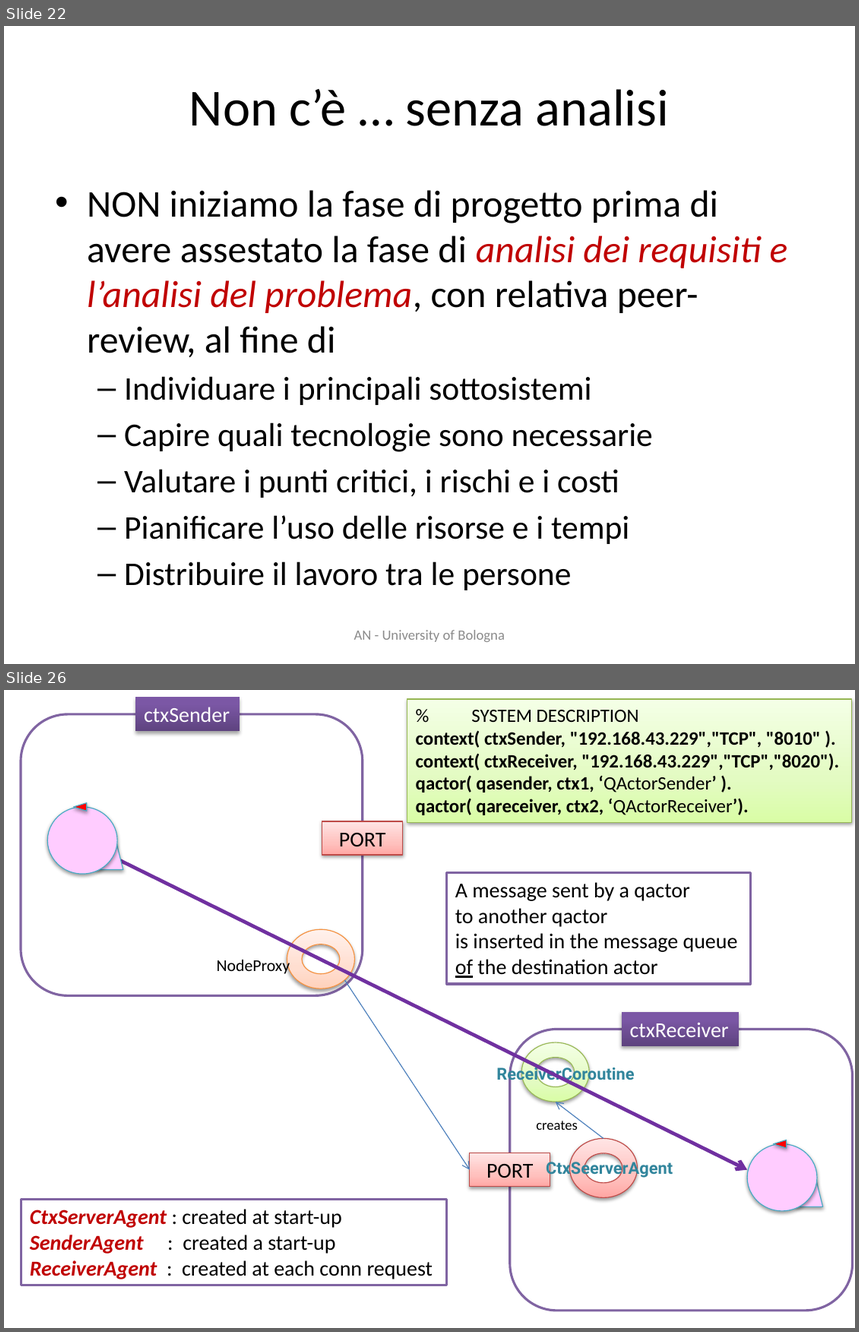
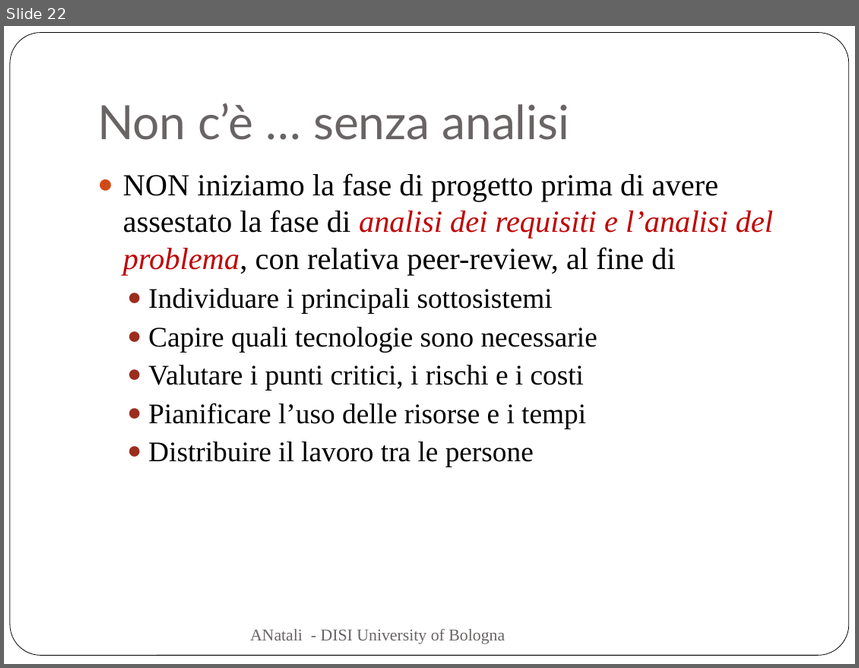
Before and after one commit to anatali/iss2020LabBo, a slide deck: it.unibo.issLabStart/userDocs/ISSM2020.pptx. Shown one above the other, each under a label of ours: slides 22 and 26 before the commit, slide 22 after it; the slides between them are not shown. The pictures are 859x1332 and 859x668 pixels, drawn with LibreOffice and Linux fonts; fonts in the diff are those of the drawing. Boxes give left, top, right and bottom in pixels: in the first picture for what was removed or moved away, otherwise in the second. Text is boxed around its words. In the diff, an @@ line names an element or a change of style, - is before the commit and + after.

Commit message:
robotboundary problem

```diff
--- a/it.unibo.issLabStart/userDocs/ISSM2020.pptx
+++ b/it.unibo.issLabStart/userDocs/ISSM2020.pptx
@@ slide 26 removed at (4,690,855,1328), background #FFFFFF @@
@@ rectangle removed at (135,697,239,731) @@
-ctxSender
@@ rectangle removed at (408,699,852,823) @@
-% SYSTEM DESCRIPTION
-context( ctxSender, "192.168.43.229","TCP", "8010" ).
-context( ctxReceiver, "192.168.43.229","TCP","8020").
-qactor( qasender, ctx1, ‘QActorSender’ ).
-qactor( qareceiver, ctx2, ‘QActorReceiver’).
@@ rounded rectangle removed at (21,714,363,996) @@
@@ triangle removed at (74,803,87,811) @@
@@ ellipse removed at (47,806,117,874) @@
@@ rectangle removed at (322,822,402,855) @@
-PORT
@@ parallelogram removed at (90,844,123,870) @@
@@ arrow removed from (97, 850) to (747, 1170) @@
@@ rectangle removed at (446,872,750,983) @@
-A message sent by a qactor
-to another qactor
-is inserted in the message queue
-of the destination actor
@@ donut removed at (287,929,354,989) @@
@@ text removed at (217,957,291,976) @@
-NodeProxy
@@ arrow removed from (344, 980) to (470, 1170) @@
@@ rounded rectangle removed at (509,1030,853,1312) @@
@@ rectangle removed at (622,1011,740,1046) @@
-ctxReceiver
@@ donut removed at (522,1043,588,1102) @@
@@ text removed at (496,1065,634,1085) @@
-ReceiverCoroutine
@@ text removed at (536,1119,578,1130) @@
-creates
@@ arrow removed from (603, 1138) to (556, 1102) @@
@@ donut removed at (570,1138,637,1198) @@
@@ ellipse removed at (747,1144,817,1212) @@
@@ triangle removed at (773,1140,786,1148) @@
@@ rectangle removed at (470,1153,550,1186) @@
-PORT
@@ text removed at (546,1159,673,1179) @@
-CtxSeerverAgent
@@ parallelogram removed at (790,1180,823,1208) @@
@@ rectangle removed at (21,1200,446,1286) @@
-CtxServerAgent : created at start-up
-SenderAgent : created a start-up
-ReceiverAgent : created at each conn request
@@ slide 22 changed as well @@
@@ rounded rectangle added at (10,33,849,656), fill #FFFFFF, outline #000000 0.5 pt @@
@@ title "Non c’è … senza analisi": place and size @@
-title "Non c’è … senza analisi" at (189,89,669,126)
+title "Non c’è … senza analisi" at (97,103,569,140)
@@ title "Non c’è … senza analisi" at (97,103,569,140): size 44 to 40 pt, font Calibri to Lato, text colour #000000 to #696464; alignment centre to left; vertical alignment middle to bottom @@
@@ text "NON iniziamo la fase di ...": place and size @@
-text "NON iniziamo la fase di ..." at (87,190,788,591)
+text "NON iniziamo la fase di ..." at (123,173,773,468)
@@ text "NON iniziamo la fase di ..." at (123,173,773,468): size 32 to 26 pt in "NON iniziamo la fase di progetto prima ..."; font Calibri to Times New Roman; size 28 to 24 pt in "Individuare i principali sottosistemi", "Capire quali tecnologie sono necessarie", "Valutare i punti critici, i rischi e ...", "Pianificare l’uso delle risorse e i tempi" and 1 more places; bullet • to ●; bullet – to ●; less space between paragraphs @@
@@ text at (250,629,505,645): text changed; size 12 to 14 pt; font Calibri to Times New Roman; text colour #8C8C8C to #696464 @@
-AN - University of Bologna
+ANatali - DISI University of Bologna
```
Also in this commit, not shown: 23 other slides changed, 46 other slides removed, 25 other files.
